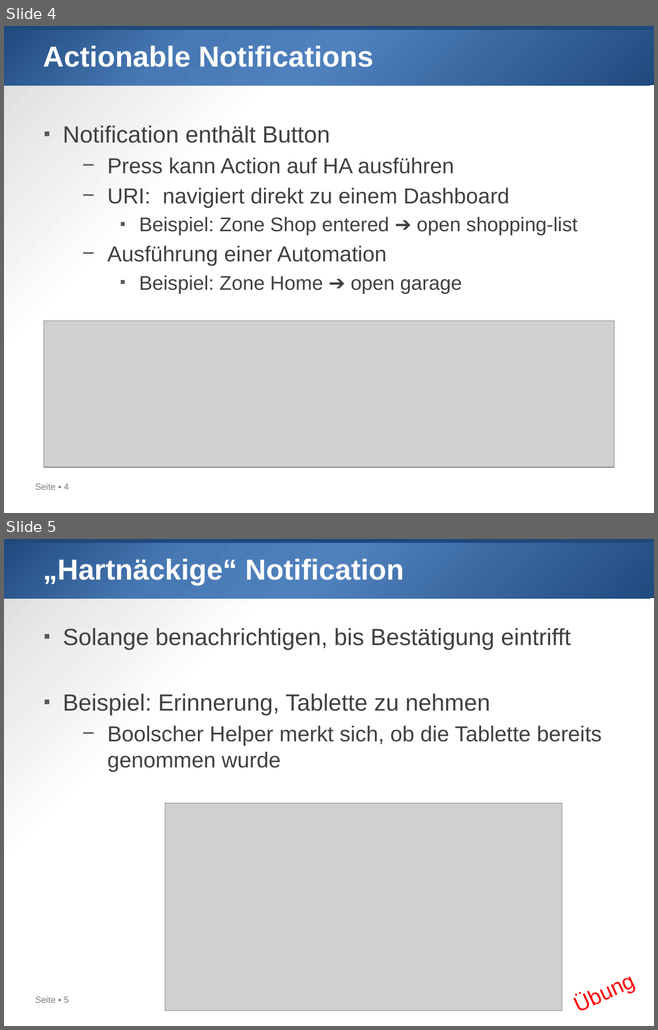
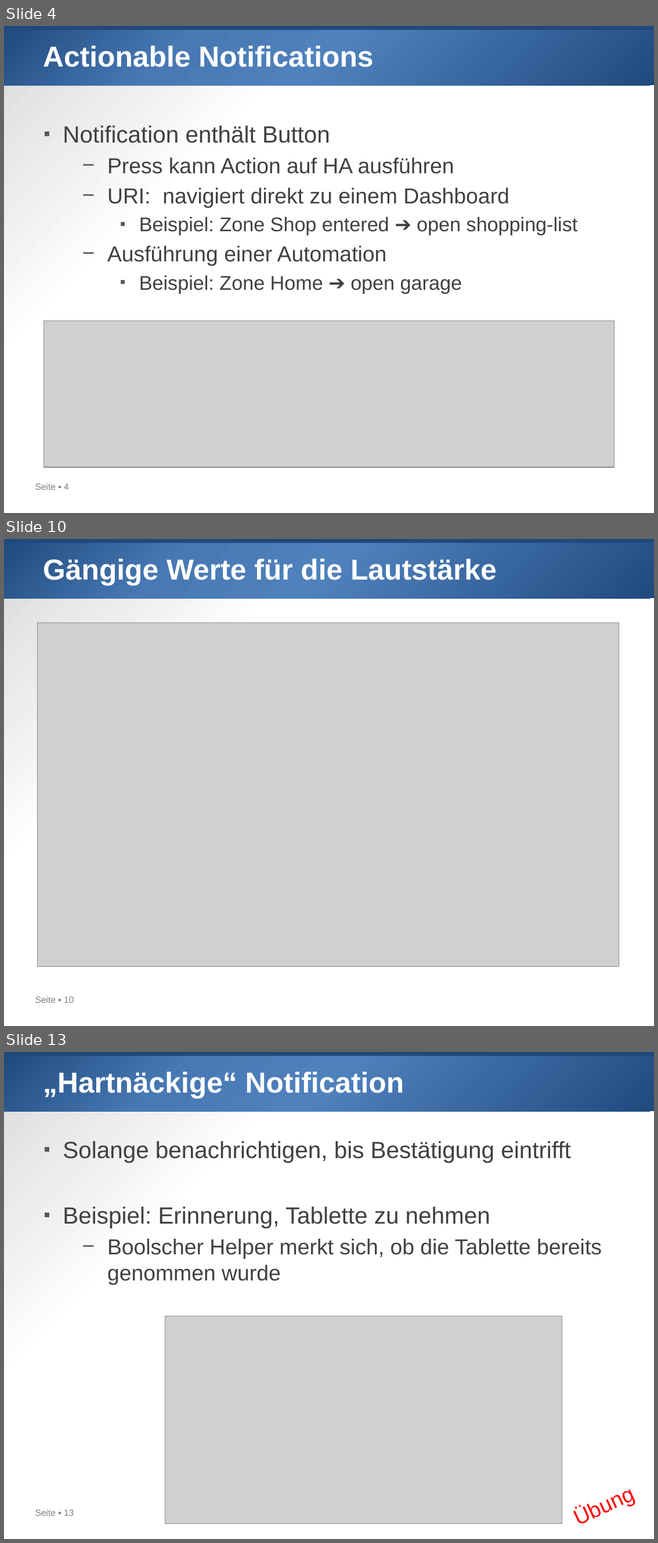
Before and after one commit to htl-leo/sperlhof, a slide deck: 2024-04-15/03_notifications.pptx. Shown one above the other, each under a label of ours: slides 4 and 5 before the commit, slides 4, 10 and 13 after it; the slides between them are not shown. The pictures are 658x1030 and 658x1543 pixels, drawn with LibreOffice and Linux fonts; fonts in the diff are those of the drawing; grey boxes stand for pictures. Boxes give left, top, right and bottom in pixels: in the first picture for what was removed or moved away, otherwise in the second. Text is boxed around its words. In the diff, an @@ line names an element or a change of style, - is before the commit and + after.

```diff
--- a/2024-04-15/03_notifications.pptx
+++ b/2024-04-15/03_notifications.pptx
@@ slide 10 added at bbox=[4, 539, 654, 1026], background gradient #FFFFFF to #D9D9D9; not listed: 3 template elements that a slide beside it also shows @@
@@ title added at bbox=[43, 559, 496, 586], 32 pt, text #FFFFFF, bold @@
+Gängige Werte für die Lautstärke
@@ picture added at bbox=[37, 623, 619, 967] @@
@@ what was slide 5 is now slide 13 @@
@@ page number at bbox=[35, 1510, 74, 1516]: text changed @@
-Seite ▪ 5
+Seite ▪ 13
```
Also in this commit, not shown: 7 other slides added, 27 other files.
